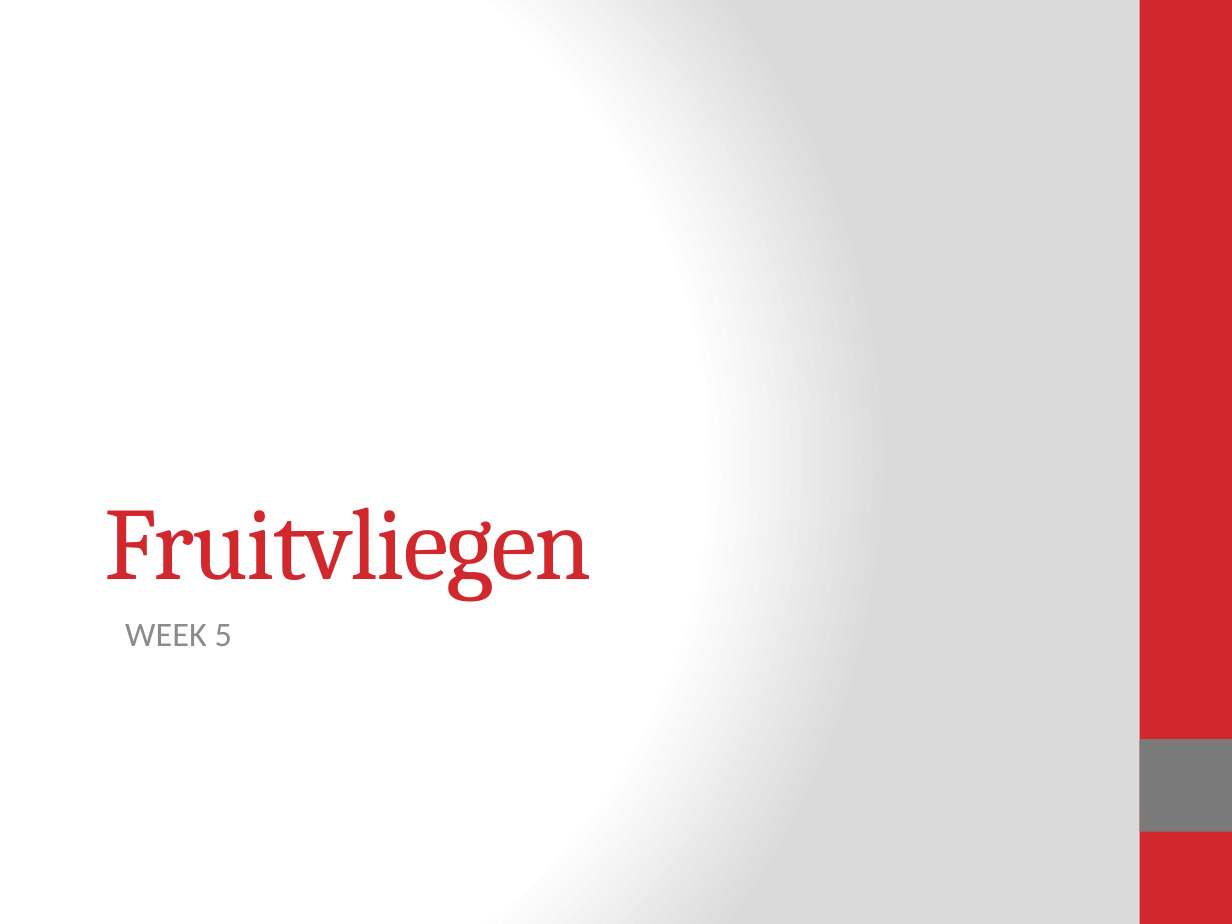
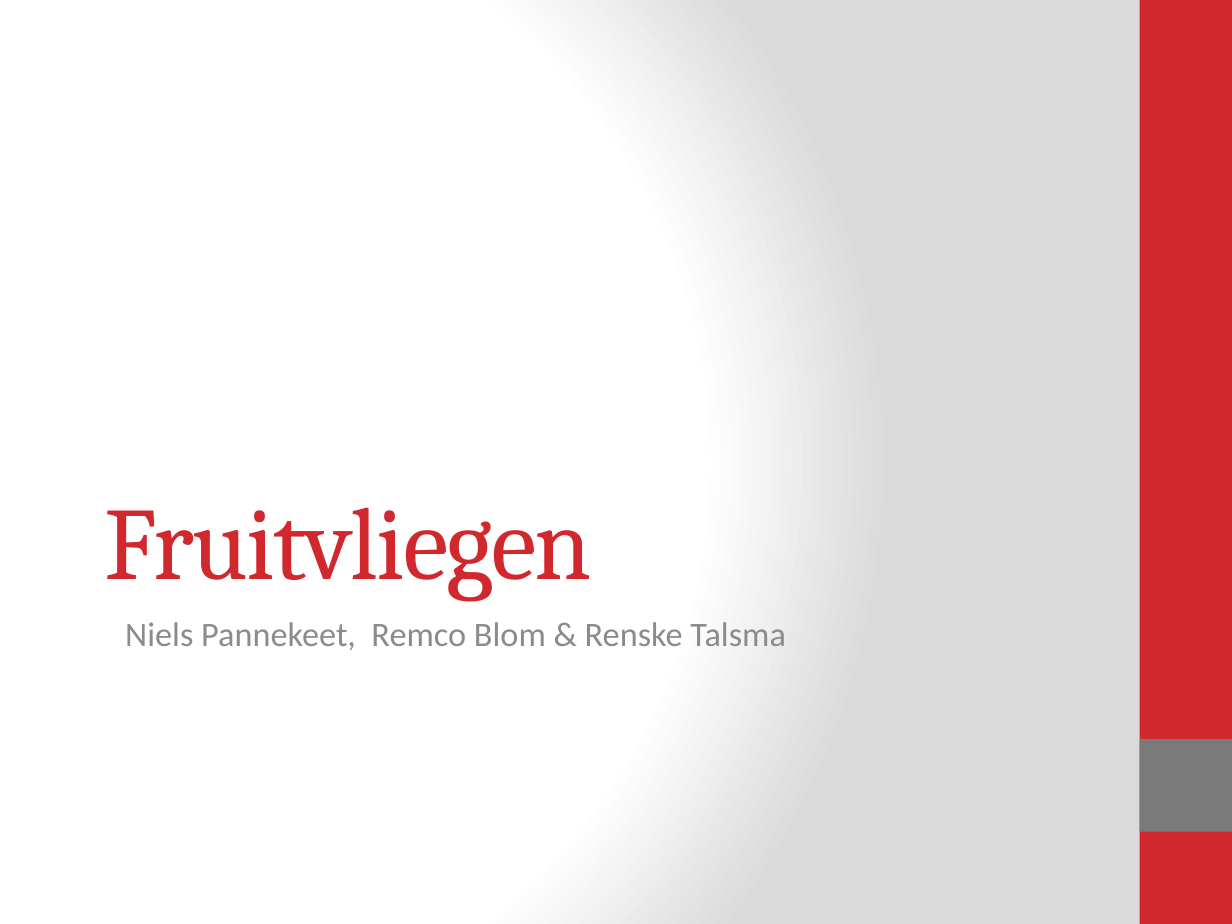
Before and after one commit to Blomr/Fruitvliegen, a slide deck: slide 1 of Fruitvliegen_Presentatie.pptx. Drawn at 1232x924 pixels with LibreOffice and Linux fonts; fonts in the diff are those of the drawing. Boxes give left, top, right and bottom in pixels: in the first picture for what was removed or moved away, otherwise in the second. Text is boxed around its words. In the diff, an @@ line names an element or a change of style, - is before the commit and + after.

```diff
--- a/Fruitvliegen_Presentatie.pptx
+++ b/Fruitvliegen_Presentatie.pptx
@@ subtitle at (125,622,786,650): text changed @@
-WEEK 5
+Niels Pannekeet, Remco Blom & Renske Talsma
```
Also in this commit, not shown: 5 other slides changed, 7 slides added, 2 slides removed, 2 other files.
